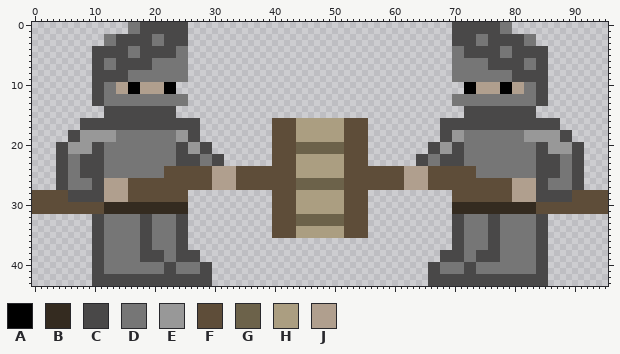
File history of a sprite sheet, public/assets/sprites/PlayerSprites.png. That is the earlier state.
The file is 96x44 pixels.
Palette (. is transparent): A #000000  B #342b20  C #494848  D #767676  E #989898  F #5e4d39  G #6c624a  H #ab9e81  J #b09f8e
The result:
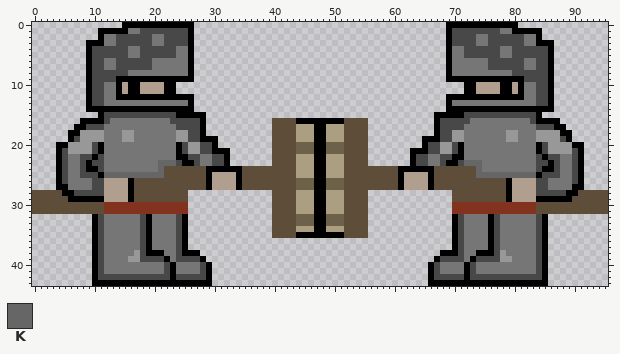
Colours new in this view: K #666666
What changed:
Colour B changes from #342b20 to #833220.
Colour A is added in row 0 at x 15, 26, 69 and 80; in row 1 at x 11 to 15, 26, 69 and 80 to 84; in row 2 at x 11, 26, 69 and 84; in row 3 at x 9 to 11, 26, 69 and 84 to 86; in rows 4 to 9 at x 9, 26, 69 and 86; in rows 10 to 11 at x 9 and 86.
Colour A is added in rows 12 to 13 at x 9, 26, 69 and 86; in row 14 at x 9 to 11, 24 to 26, 69 to 71 and 84 to 86; in row 15 at x 11, 24 to 28, 67 to 71 and 84; in row 16 at x 28 and 67; in row 17 at x 7, 28, 67 and 88; in row 18 at x 28 and 67.
Colour A is added in row 19 at x 28 to 30 and 65 to 67; in row 20 at x 30 and 65; in row 21 at x 30 to 32 and 63 to 65; in rows 22 to 23 at x 32 and 63; in row 39 at x 28 and 67.
Colour A replaces colour C in row 0 at x 18 to 25 and 70 to 77; in row 9 at x 14 to 15 and 80 to 81; in row 14 at x 12 to 23 and 72 to 83; in row 16 at x 8 to 11 and 84 to 87; in row 17 at x 8 and 87; in row 18 at x 6 to 7 and 88 to 89.
Colour A replaces colour C in row 19 at x 6 and 89; in row 20 at x 4 to 5, 11, 24, 71, 84 and 90 to 91; in row 21 at x 4, 11, 24, 71, 84 and 91; in row 22 at x 4, 10, 24 to 25, 70 to 71, 85 and 91; in row 23 at x 4, 9, 25 to 26, 69 to 70, 86 and 91; in row 24 at x 4, 9 to 10, 85 to 86 and 91.
Colour A replaces colour C in row 25 at x 4, 11, 84 and 91; in row 26 at x 4 and 91; in row 27 at x 4 to 5 and 90 to 91; in row 28 at x 6 and 89; in row 29 at x 6 to 11 and 84 to 89; in rows 32 to 37 at x 10, 19, 25, 70, 76 and 85.
Colour A replaces colour C in row 38 at x 10, 19 to 21, 25 to 27, 68 to 70, 74 to 76 and 85; in row 39 at x 10 and 85; in rows 40 to 42 at x 10, 23, 29, 66, 72 and 85; in row 43 at x 10 to 29 and 66 to 85.
Colour A replaces colour D in row 0 at x 16 to 17 and 78 to 79; in row 9 at x 16 to 25 and 70 to 79; in row 12 at x 14 to 25 and 70 to 81; in row 39 at x 22 and 73.
Colour A replaces colour F in rows 24 to 25 at x 29, 34, 61 and 66; in rows 26 to 27 at x 16, 29, 34, 61, 66 and 79; in row 28 at x 5, 16, 79 and 90; in row 29 at x 16 and 79.
Colour A replaces colour G in rows 20 to 21 at x 47 to 48; in rows 26 to 27 at x 47 to 48; in rows 32 to 33 at x 47 to 48.
Colour A replaces colour H in row 16 at x 44 to 51; in rows 17 to 19 at x 47 to 48; in rows 22 to 25 at x 47 to 48; in rows 28 to 31 at x 47 to 48; in row 34 at x 47 to 48; in row 35 at x 44 to 51.
Colour A replaces colour J in rows 10 to 11 at x 14 and 81; in row 24 at x 30 to 33 and 62 to 65.
Colour D replaces colour C in row 16 at x 13 to 22 and 73 to 82; in row 17 at x 12 to 23 and 72 to 83.
Colour D replaces colour E in rows 18 to 19 at x 12 to 13 and 82 to 83.
Colour E replaces colour D in rows 18 to 19 at x 15 to 16 and 79 to 80; in row 38 at x 17 and 78; in row 39 at x 16 to 17 and 78 to 79.
Colour K replaces colour D in row 23 at x 21 to 23 and 72 to 74; in row 24 at x 21 and 74; in row 25 at x 12 to 21 and 74 to 83.
